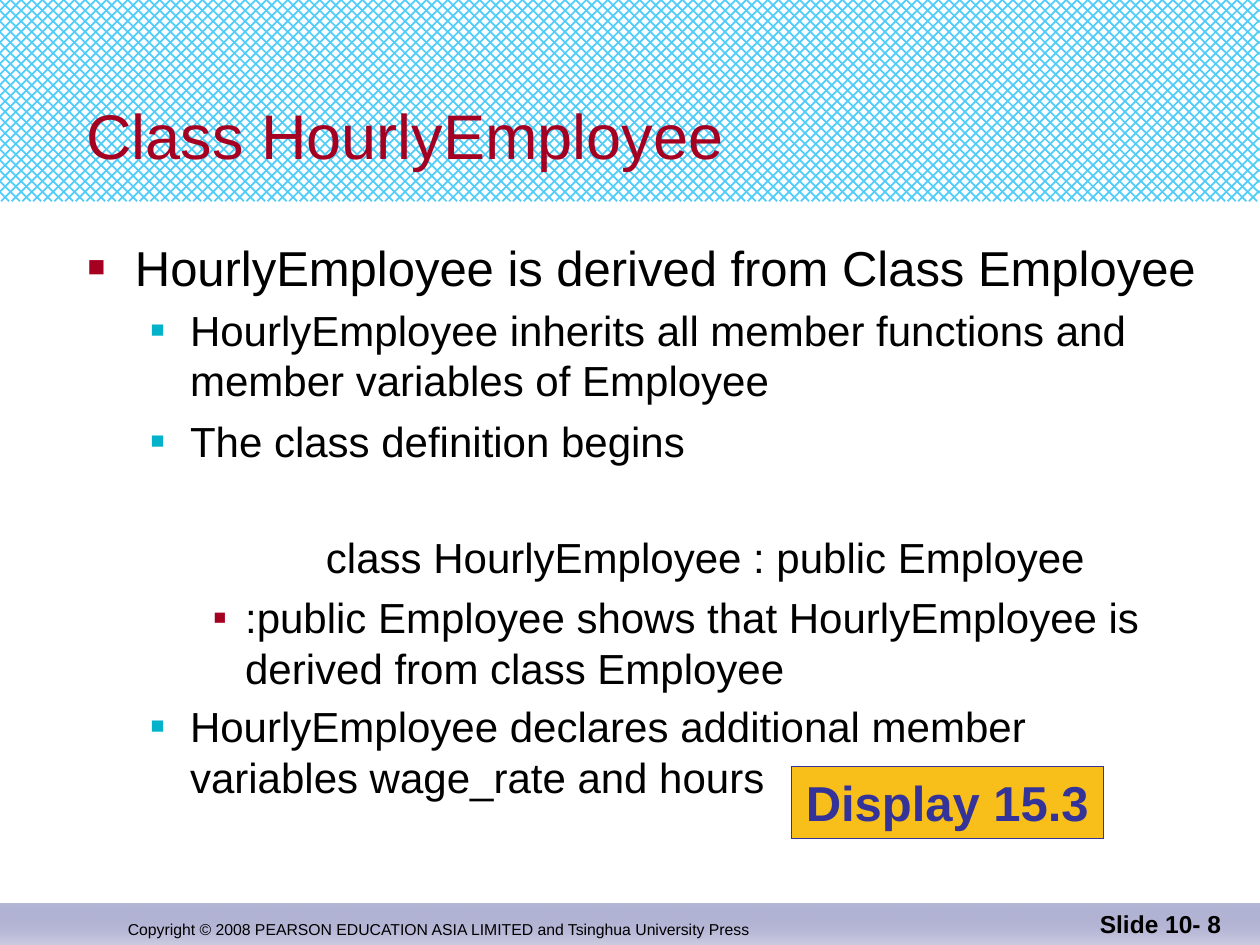
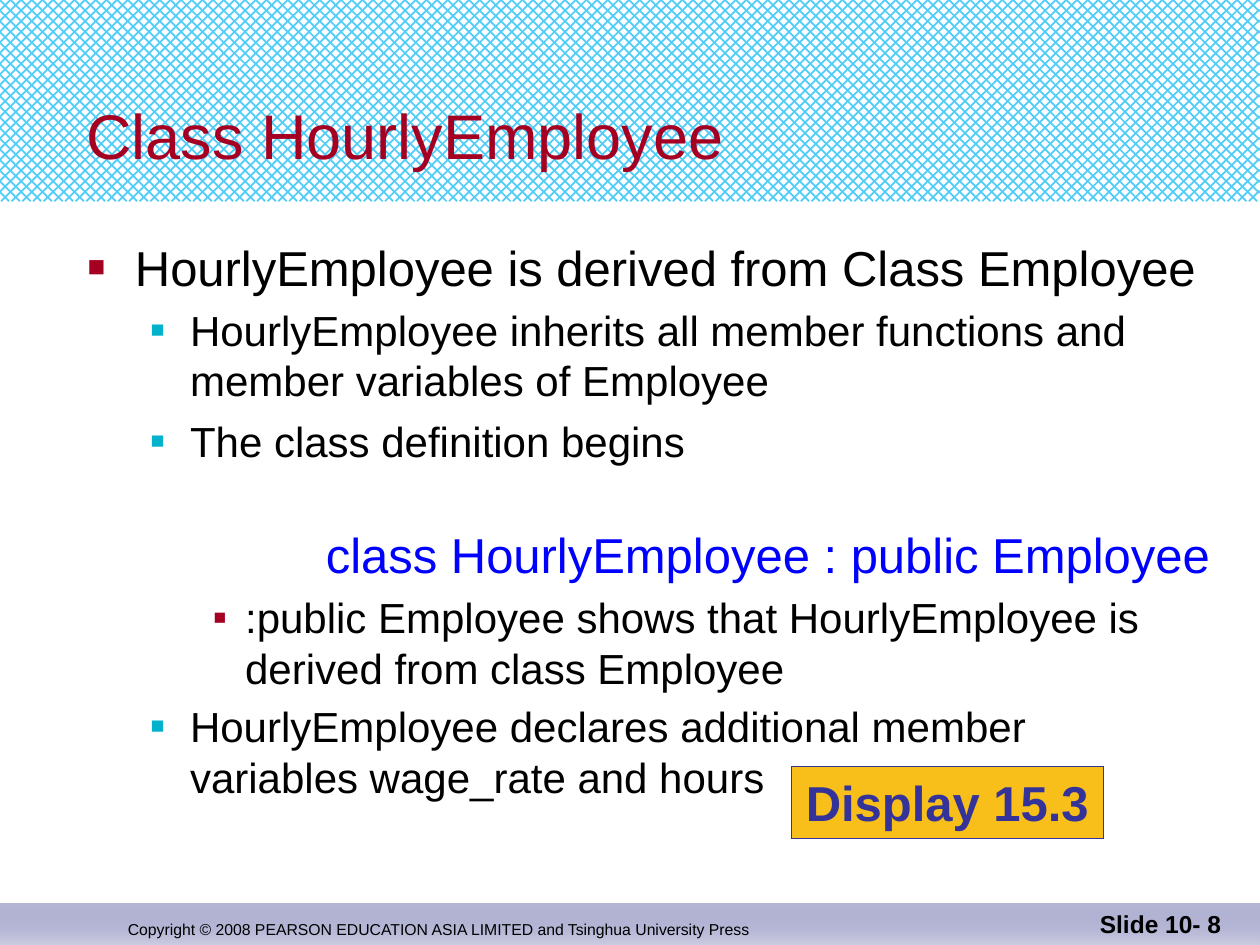
Before and after one commit to djuanbei/CPLUSPLUS, a slide deck: slide 8 of ppt/Chapter 15.pptx. Drawn at 1260x945 pixels with LibreOffice and Linux fonts; fonts in the diff are those of the drawing. Boxes give left, top, right and bottom in pixels: in the first picture for what was removed or moved away, otherwise in the second. Text is boxed around its words. In the diff, an @@ line names an element or a change of style, - is before the commit and + after.

```diff
--- a/ppt/Chapter 15.pptx
+++ b/ppt/Chapter 15.pptx
@@ text at bbox=[190, 426, 1210, 583]: size 24 to 28 pt, text colour #000000 to #0000FF in "class HourlyEmployee : public Employee" @@
```
Also in this commit, not shown: 1 other file.
